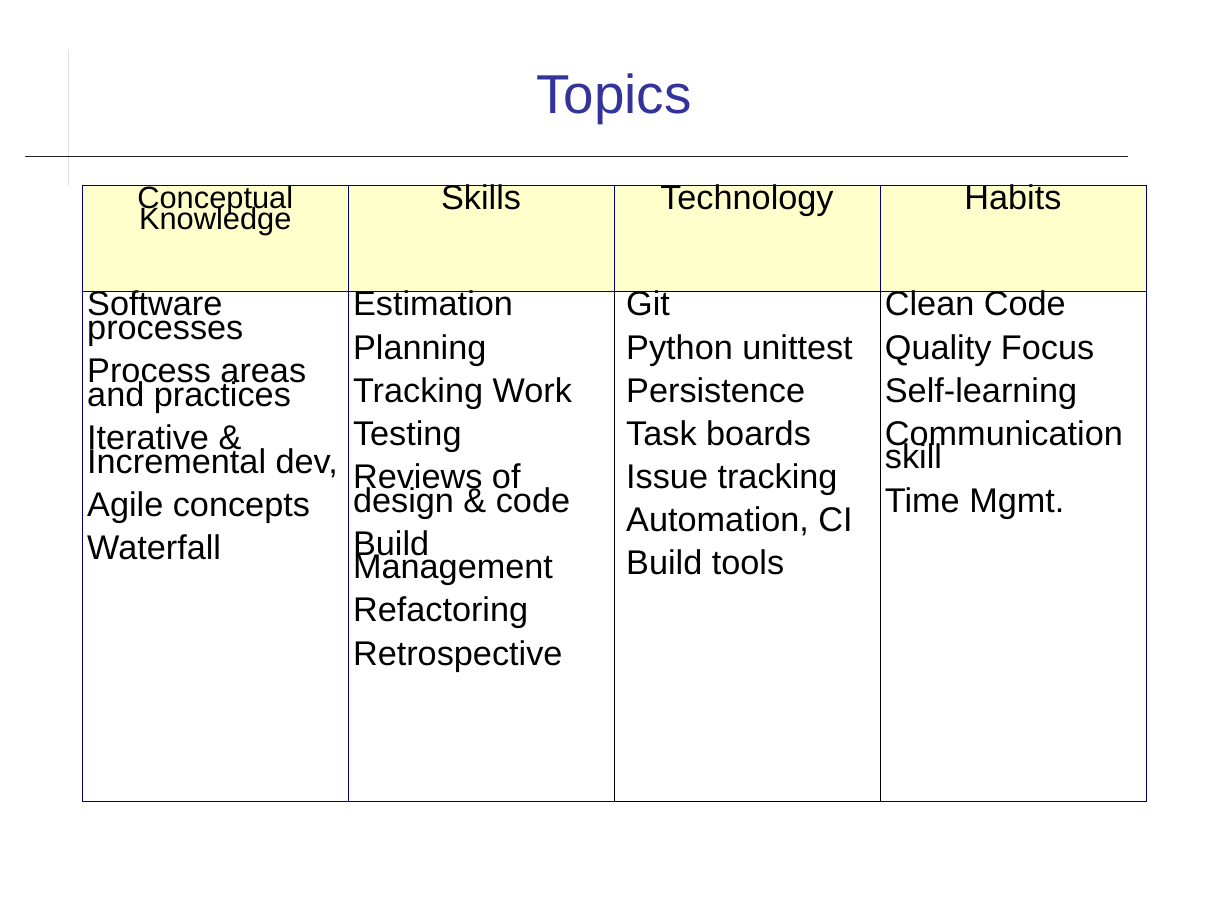
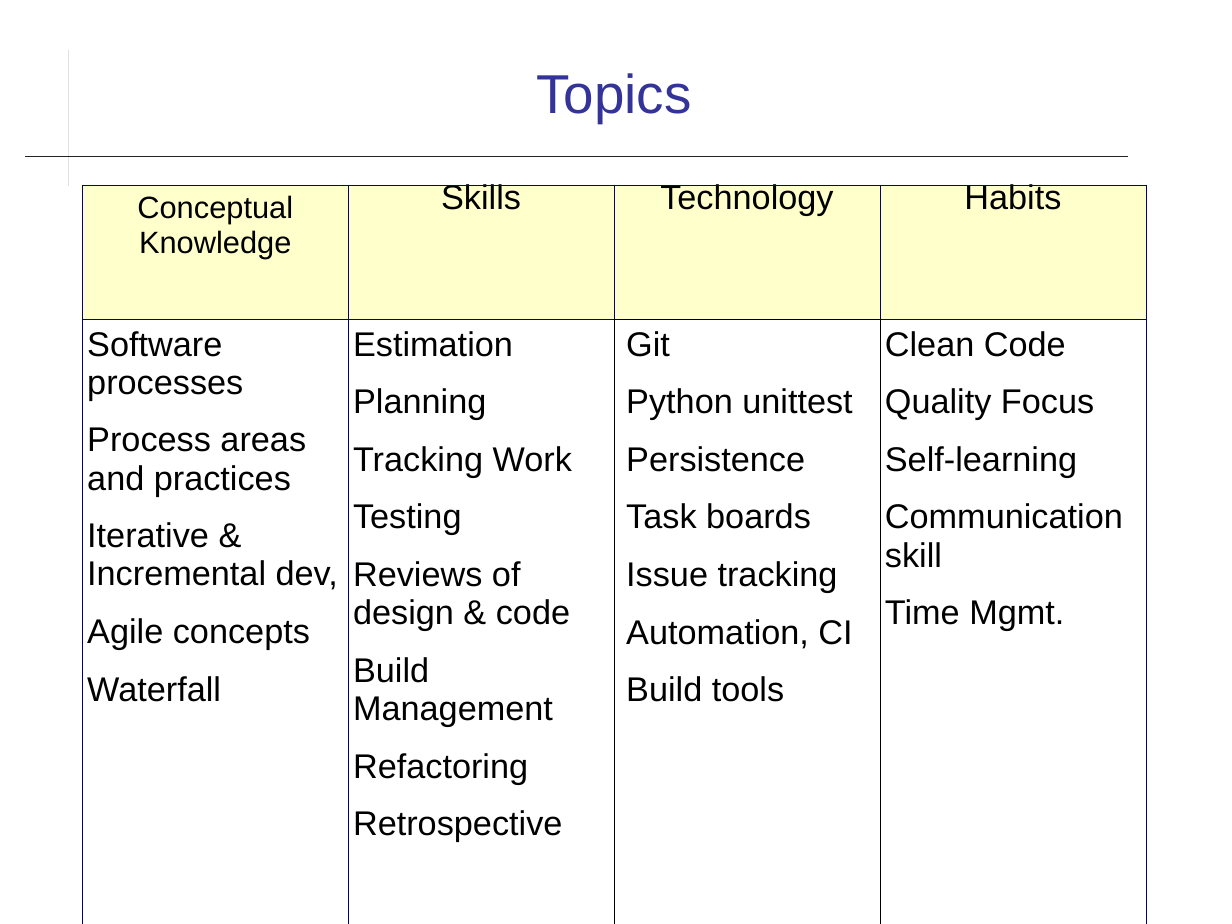
Before and after one commit to cpske/ISP, a slide deck: slide 4 of introduction/Introduction-to-Course.odp. Drawn at 1232x924 pixels with LibreOffice and Linux fonts; fonts in the diff are those of the drawing. Boxes give left, top, right and bottom in pixels: in the first picture for what was removed or moved away, otherwise in the second. Text is boxed around its words. In the diff, an @@ line names an element or a change of style, - is before the commit and + after.

```diff
--- a/introduction/Introduction-to-Course.odp
+++ b/introduction/Introduction-to-Course.odp
@@ table at (83, 185, 1147, 898) @@
@@ line spacing 0.62 to 1 @@
```
Also in this commit, not shown: 3 other slides changed, 3 other files.
